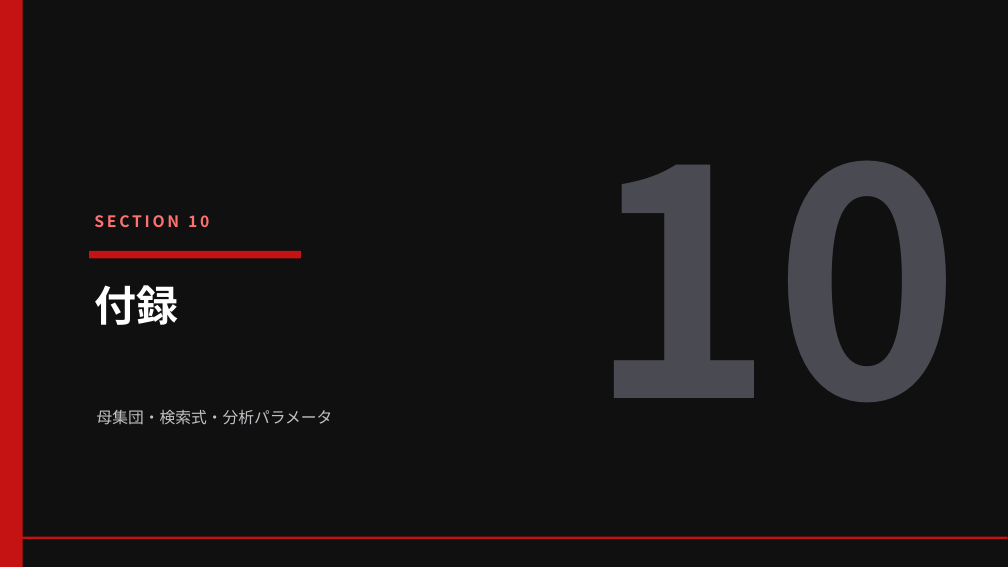
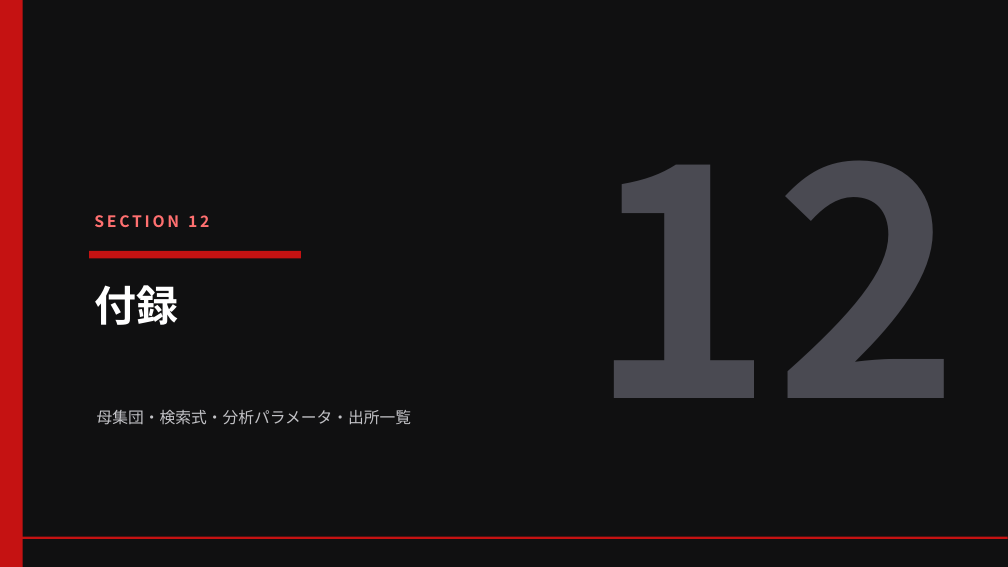
Before and after one commit to Rajahmal/apollo-patent-analysis, a slide deck: slide 55 of reports/apollo_report_20260614.pptx (slide 47 before the commit). Drawn at 1008x567 pixels with LibreOffice and Linux fonts; fonts in the diff are those of the drawing. Boxes give left, top, right and bottom in pixels: in the first picture for what was removed or moved away, otherwise in the second. Text is boxed around its words. In the diff, an @@ line names an element or a change of style, - is before the commit and + after.

```diff
--- a/reports/apollo_report_20260614.pptx
+++ b/reports/apollo_report_20260614.pptx
@@ text at <box>589,161,961,398</box>: text changed @@
-10
+12
@@ text at <box>94,215,209,227</box>: text changed @@
-SECTION 10
+SECTION 12
@@ text at <box>97,410,411,425</box>: text changed @@
-母集団・検索式・分析パラメータ
+母集団・検索式・分析パラメータ・出所一覧
```
Also in this commit, not shown: 12 other slides changed, 9 slides added, 1 other file.
